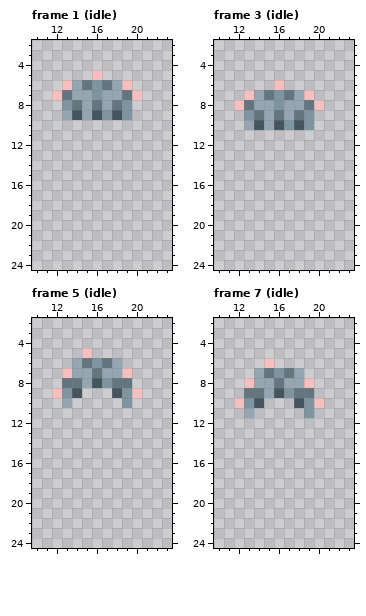
Edited in one commit: pixel-art file (PixelEngine/res/sprites/items/armor/lost_sigil.aseprite). Above, as it was before the edit.
32x32 pixels, 26 frames. Shown: frame 1 (idle): x 10..23, y 2..24; frame 3 (idle): x 10..23, y 2..24; frame 5 (idle): x 10..23, y 2..24; frame 7 (idle): x 10..23, y 2..24. The old version is drawn lined up with the new one. The commit also changed other frames, which this record leaves out.
New version:
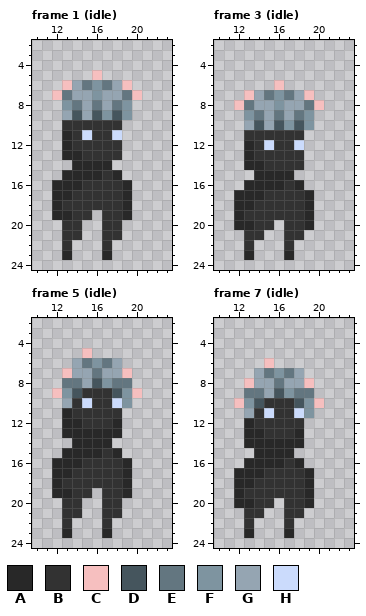
Palette (. is transparent): A #282828  B #323232  C #f6bfbf  D #45555d  E #637680  F #7e94a0  G #95a5b2  H #cbdbfc
Diff:
whole drawing moved by +0,-4 (the old picture is shown already moved)
Frame 1 (idle):
Colour A now appears in rows 11 to 12 at x 13; in row 13 at x 13 to 14; in row 14 at x 14 to 17; in row 15 at x 13 to 16 and 18; in row 16 at x 12 to 14 and 19; in row 17 at x 12 to 13 and 19.
Colour A now appears in row 18 at x 12 and 19; in row 19 at x 12 to 13 and 19; in row 23 at x 13 and 17.
Colour B now appears in row 10 at x 13 to 18; in row 11 at x 14 and 16 to 17; in row 12 at x 14 to 18; in row 13 at x 15 to 18; in row 15 at x 17; in row 16 at x 15 to 18.
Colour B now appears in row 17 at x 14 to 18; in row 18 at x 13 to 18; in row 19 at x 14 to 15 and 17 to 18; in rows 20 to 21 at x 13 to 14 and 17 to 18; in row 22 at x 13 and 17.
Colour H now appears in row 11 at x 15 and 18.
Frame 3 (idle):
Colour A now appears in rows 12 to 13 at x 13; in row 14 at x 13 to 14; in row 15 at x 14 to 17; in row 16 at x 13 to 16 and 18; in row 17 at x 12 to 14 and 19; in row 18 at x 12 to 13 and 19.
Colour A now appears in row 19 at x 12 and 19; in row 20 at x 12 to 13 and 19; in row 23 at x 13 and 17.
Colour B now appears in row 11 at x 13 to 18; in row 12 at x 14 and 16 to 17; in row 13 at x 14 to 18; in row 14 at x 15 to 18; in row 16 at x 17; in row 17 at x 15 to 18.
Colour B now appears in row 18 at x 14 to 18; in row 19 at x 13 to 18; in row 20 at x 14 to 15 and 17 to 18; in row 21 at x 13 to 14 and 17 to 18; in row 22 at x 13 and 17.
Colour H now appears in row 12 at x 15 and 18.
Frame 5 (idle):
Colour A now appears in row 11 at x 13; in row 12 at x 13 to 14 and 18; in row 13 at x 13 to 18; in row 14 at x 14 to 17; in row 15 at x 13 to 16 and 18; in row 16 at x 12 to 14 and 19.
Colour A now appears in row 17 at x 12 to 13 and 19; in row 18 at x 12 and 19; in row 19 at x 12 to 13 and 19; in row 23 at x 13 and 17.
Colour B now appears in row 9 at x 15 to 17; in row 10 at x 14 and 16 to 17; in row 11 at x 14 to 18; in row 12 at x 15 to 17; in row 15 at x 17; in row 16 at x 15 to 18.
Colour B now appears in row 17 at x 14 to 18; in row 18 at x 13 to 18; in row 19 at x 14 to 15 and 17 to 18; in rows 20 to 21 at x 13 to 14 and 17 to 18; in row 22 at x 13 and 17.
Colour H now appears in row 10 at x 15 and 18.
Frame 7 (idle):
Colour A now appears in row 12 at x 13; in row 13 at x 13 to 14 and 18; in row 14 at x 13 to 18; in row 15 at x 14 to 17; in row 16 at x 13 to 16 and 18; in row 17 at x 12 to 14 and 19.
Colour A now appears in row 18 at x 12 to 13 and 19; in row 19 at x 12 and 19; in row 20 at x 12 to 13 and 19; in row 23 at x 13 and 17.
Colour B now appears in row 10 at x 15 to 17; in row 11 at x 14 and 16 to 17; in row 12 at x 14 to 18; in row 13 at x 15 to 17; in row 16 at x 17; in row 17 at x 15 to 18.
Colour B now appears in row 18 at x 14 to 18; in row 19 at x 13 to 18; in row 20 at x 14 to 15 and 17 to 18; in row 21 at x 13 to 14 and 17 to 18; in row 22 at x 13 and 17.
Colour H now appears in row 11 at x 15 and 18.
Pixel boxes of the changes (left, top, right, bottom) in both pictures:
added: (52, 120, 132, 260)
added: (234, 130, 314, 260)
added: (52, 388, 132, 538)
added: (234, 398, 314, 538)
